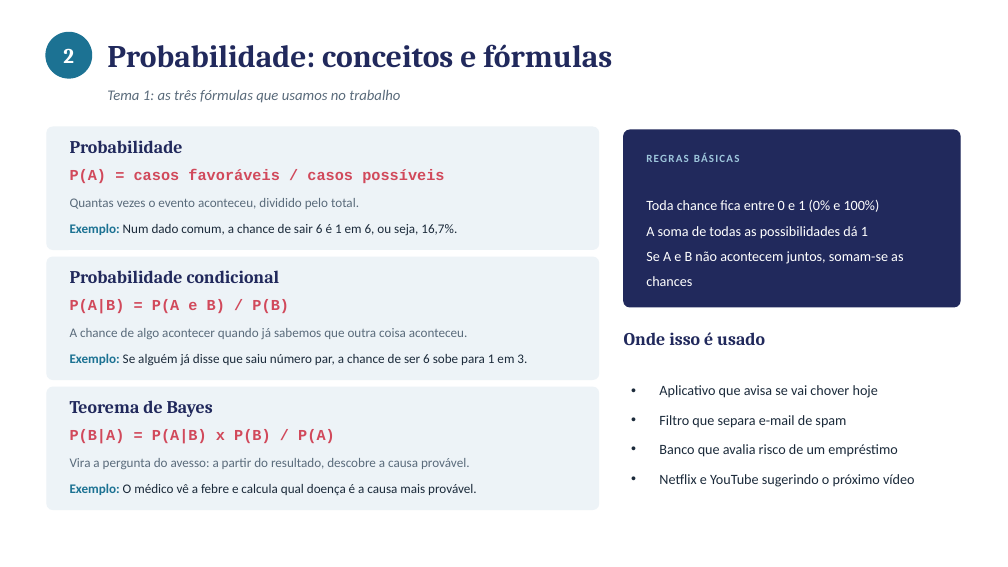
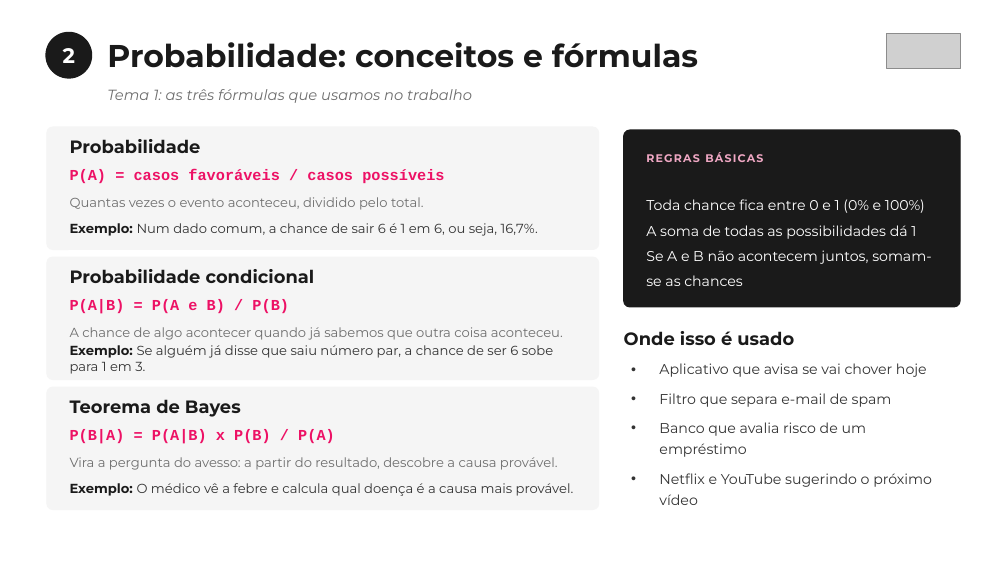
Before and after one commit to susuelen153-design/Projeto-Python, a slide deck: slide 3 of checkpoint4/apresentacao_cp4.pptx. Drawn at 1008x567 pixels with LibreOffice and Linux fonts; fonts in the diff are those of the drawing; grey boxes stand for pictures. Boxes give left, top, right and bottom in pixels: in the first picture for what was removed or moved away, otherwise in the second. Text is boxed around its words. In the diff, an @@ line names an element or a change of style, - is before the commit and + after.

```diff
--- a/checkpoint4/apresentacao_cp4.pptx
+++ b/checkpoint4/apresentacao_cp4.pptx
@@ text "2" at [63,48,75,63]: font Cambria to Montserrat @@
@@ ellipse at [45,32,92,79]: fill #1C7293 to #1A1A1A @@
@@ picture added at [886,33,960,68] @@
@@ rounded rectangle at [624,130,960,307]: fill #21295C to #1A1A1A; outline #21295C 1 pt to #1A1A1A 1 pt @@
@@ text "REGRAS BÁSICAS" at [647,147,941,169]: font Calibri to Montserrat, text colour #9EC6DC to #F0A8C4 @@
@@ text "Toda chance fica entre 0 ..." at [646,199,931,286]: font Calibri to Montserrat @@
@@ text "Exemplo: Num dado comum, a ..." at [70,223,538,236]: font Calibri to Montserrat; text colour #1C7293 to #1A1A1A in "Exemplo:"; text colour #1B2A3A to #333333 in "Num dado comum, a chance de sair ..." @@
@@ font Cambria to Montserrat, text colour #21295C to #1A1A1A in 5 elements at [107,42,698,68], [70,139,201,153], [70,269,315,283], [70,399,241,417], [624,331,794,345] @@
@@ text "Exemplo: Se alguém já disse ..." at [70,345,553,374]: font Calibri to Montserrat; text colour #1C7293 to #1A1A1A in "Exemplo:"; text colour #1B2A3A to #333333 in "Se alguém já disse que saiu número ..." @@
@@ text "Aplicativo que avisa se vai ..." at [659,363,932,505]: font Calibri to Montserrat, text colour #1B2A3A to #333333 @@
@@ fill #EDF3F7 to #F5F5F5; outline #EDF3F7 1 pt to #F5F5F5 1 pt in 3 elements at [47,127,599,250], [47,257,599,380], [47,387,599,510] @@
@@ text colour #D1495B to #ED1165 in 3 elements at [70,169,444,183], [70,299,289,314], [70,429,335,444] @@
@@ font Calibri to Montserrat, text colour #5A6B7B to #6E6E6E in 4 elements at [107,89,472,103], [70,197,424,210], [70,327,563,340], [70,457,558,470] @@
@@ text "Exemplo: O médico vê a ..." at [70,483,574,496]: font Calibri to Montserrat; text colour #1C7293 to #1A1A1A in "Exemplo:"; text colour #1B2A3A to #333333 in "O médico vê a febre e calcula ..." @@
```
Also in this commit, not shown: 12 other slides changed, 12 other files.
